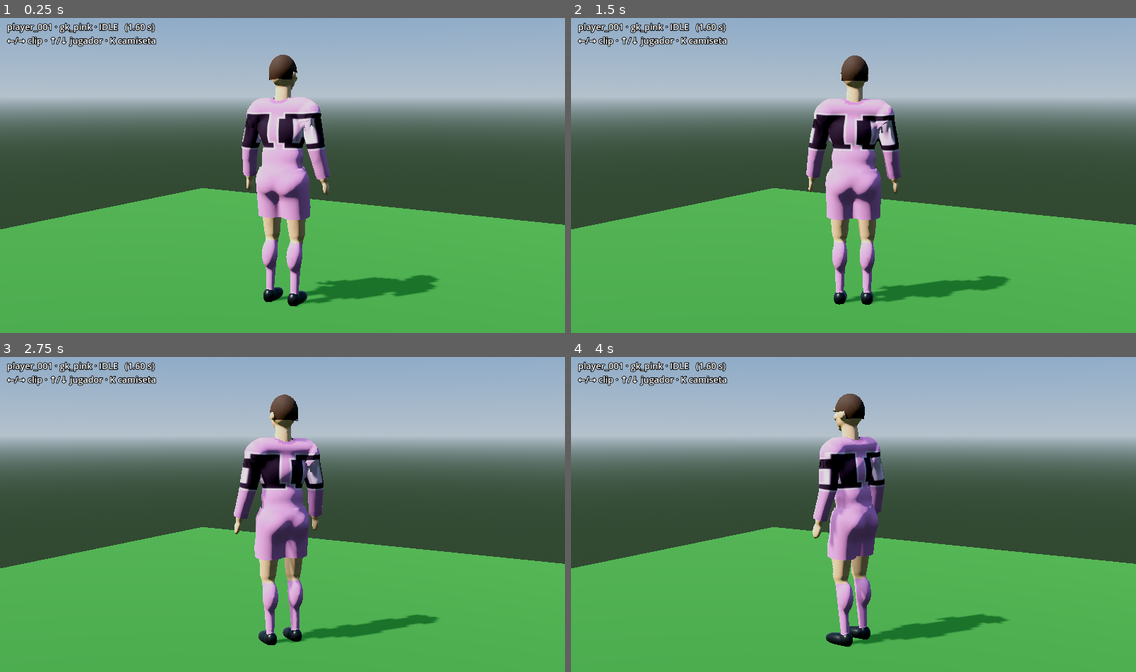
Above: before the commit, frames 1-4 (two rows, left to right).
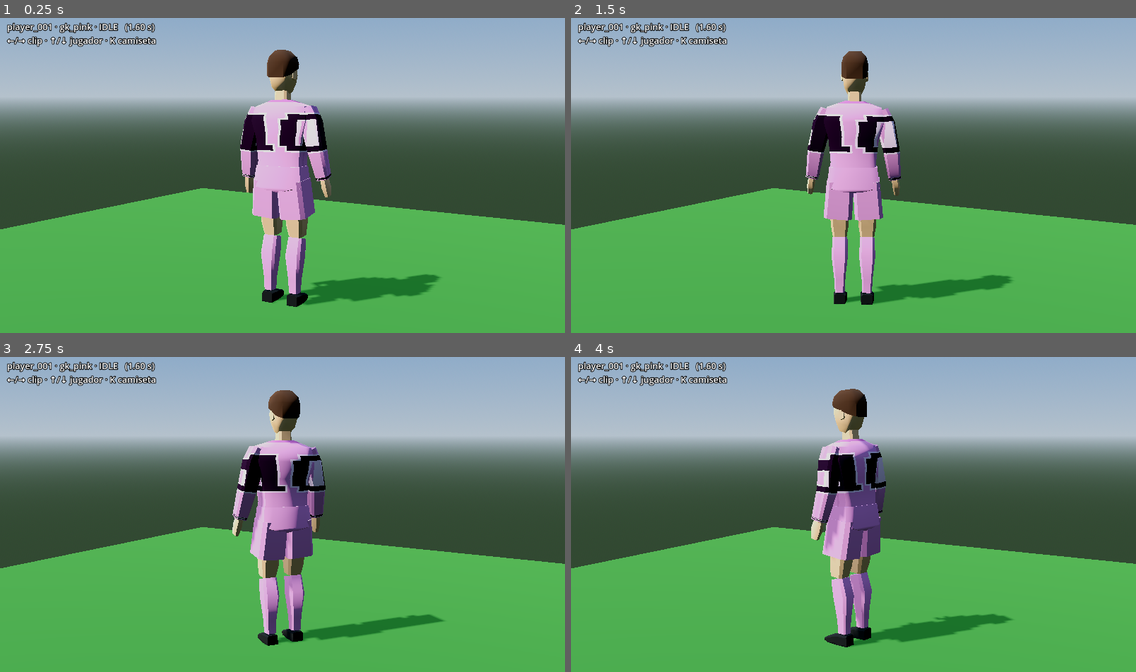
Above: after the commit, the same moments.

Repository: edx17/WE2002-LIKE
Game: Godot game, scene res://scenes/tools/ModelPreview.tscn
The game is run twice, just before and just after one commit, with the same random seed, the same clock (stepped at 60 frames per second) and the same inputs. This scene is started directly instead of the project's main scene.
Inputs (mouse positions are in pixels of both pictures, inside the frame that each line leads up to):
- Up to frame 1 (0.25 s): no input
- Up to frame 2 (1.5 s): tap Enter at 0.5 s; move the mouse to (977, 159) at 0.52 s; hold D 0.53-1.25 s; tap J at 0.6 s; click (977, 159) at 0.67 s; tap Space at 0.77 s; drag from (740, 191) to (825, 238) at 1.27 s
- Up to frame 3 (2.75 s): move the mouse to (339, 442) at 2.02 s; hold D from 2.03 s (still down); tap I at 2.1 s
- Up to frame 4 (4 s): release D at 2.75 s; drag from (825, 577) to (684, 464) at 2.77 s; move the mouse to (1023, 561) at 3.52 s; hold A from 3.53 s (still down); tap Shift at 3.6 s; tap Space at 3.77 s

The runs differ from the first frame. In frame 1, 3.8% of the frame differs, in the area x 42-78%, y 10-92%; in frame 2, 3.9%; in frame 3, 4.3%, in the area x 41-79%, y 10-92%; in frame 4, 3.6%.

Commit message:
Classic WE2002 player design: boxy low-poly, painted face
New default "classic" style reproducing the original's design language
(the sculpted look stays available as style "modern"):
- classic_builder.py: every part is a loft of chamfered octagonal rings
  with per-ring bone weights -> trapezoid shirt with square shoulders,
  very wide boxy shorts showing both legs, square limbs, bare knee,
  mitten hands, wedge boots; ~1.1k visible tris per player
- Box head with a 64x64 painted face (eyes, brows, mouth, optional
  goatee/moustache/beard) and blocky tilted hair caps
- Matte materials; kit textures 256x256 and faces shown unfiltered
  (look profile players.texture_filter)
- Kits: crest on the left breast, chest number optional (front_number)
- Match: --zoom=N picks the camera zoom level from the command line

Co-Authored-By: Claude Opus 5.5 <noreply@anthropic.com>
Claude-Session: https://claude.ai/code/session_01W88qqV2ZszgJeudXZuoVx3

Diff:
--- a/data/appearance/components.json
+++ b/data/appearance/components.json
@@ -1,28 +1,112 @@
 {
-  "_doc": "Biblioteca de componentes del PLAYER_MASTER. Cada …(100 unchanged characters)… icadores sobre el cuerpo base de 1.80 m.",
+  "_doc": "Biblioteca de componentes del PLAYER_MASTER. Cada …(100 unchanged characters)… icadores sobre el cuerpo base de 1.80 m. 'default_style': classic (diseño WE2002 original, low-poly cuadrado) o modern (esculpido). Cada receta puede elegir 'style'. 'facial_hair': 0 nada, 1 candado, 2 bigote, 3 barba.",
   "body_types": [
-    { "id": "body_01", "name": "delgado",  "shoulders": 0.92, "chest": 0.9,  "waist": 0.9,  "limbs": 0.9 },
-    { "id": "body_02", "name": "atlético", "shoulders": 1.0,  "chest": 1.0,  "waist": 1.0,  "limbs": 1.0 },
-    { "id": "body_03", "name": "fuerte",   "shoulders": 1.1,  "chest": 1.12, "waist": 1.08, "limbs": 1.12 }
+    {
+      "id": "body_01",
+      "name": "delgado",
+      "shoulders": 0.92,
+      "chest": 0.9,
+      "waist": 0.9,
+      "limbs": 0.9
+    },
+    {
+      "id": "body_02",
+      "name": "atlético",
+      "shoulders": 1.0,
+      "chest": 1.0,
+      "waist": 1.0,
+      "limbs": 1.0
+    },
+    {
+      "id": "body_03",
+      "name": "fuerte",
+      "shoulders": 1.1,
+      "chest": 1.12,
+      "waist": 1.08,
+      "limbs": 1.12
+    }
   ],
   "faces": [
-    { "id": "face_01", "jaw": 1.0,  "cheeks": 1.0,  "nose": 1.0,  "brow": 1.0 },
-    { "id": "face_02", "jaw": 1.08, "cheeks": 0.95, "nose": 1.2,  "brow": 1.1 },
-    { "id": "face_03", "jaw": 0.94, "cheeks": 1.05, "nose": 0.9,  "brow": 0.9 }
+    {
+      "id": "face_01",
+      "jaw": 1.0,
+      "cheeks": 1.0,
+      "nose": 1.0,
+      "brow": 1.0
+    },
+    {
+      "id": "face_02",
+      "jaw": 1.08,
+      "cheeks": 0.95,
+      "nose": 1.2,
+      "brow": 1.1
+    },
+    {
+      "id": "face_03",
+      "jaw": 0.94,
+      "cheeks": 1.05,
+      "nose": 0.9,
+      "brow": 0.9
+    }
   ],
   "hair_styles": [
-    { "id": "hair_00", "name": "pelado" },
-    { "id": "hair_01", "name": "corto" },
-    { "id": "hair_02", "name": "rapado" },
-    { "id": "hair_03", "name": "largo" },
-    { "id": "hair_04", "name": "afro" },
-    { "id": "hair_05", "name": "cresta" }
+    {
+      "id": "hair_00",
+      "name": "pelado"
+    },
+    {
+      "id": "hair_01",
+      "name": "corto"
+    },
+    {
+      "id": "hair_02",
+      "name": "rapado"
+    },
+    {
+      "id": "hair_03",
+      "name": "largo"
+    },
+    {
+      "id": "hair_04",
+      "name": "afro"
+    },
+    {
+      "id": "hair_05",
+      "name": "cresta"
+    }
   ],
   "boots": [
-    { "id": "boot_01", "length": 1.0,  "height": 1.0 },
-    { "id": "boot_02", "length": 1.04, "height": 0.9 },
-    { "id": "boot_03", "length": 0.98, "height": 1.15 }
+    {
+      "id": "boot_01",
+      "length": 1.0,
+      "height": 1.0
+    },
+    {
+      "id": "boot_02",
+      "length": 1.04,
+      "height": 0.9
+    },
+    {
+      "id": "boot_03",
+      "length": 0.98,
+      "height": 1.15
+    }
   ],
-  "skin_tones": ["#f1c9a5", "#e0ac86", "#c68a62", "#a86b45", "#7d4a2d", "#5a3420"],
-  "hair_colors": ["#1b1410", "#3b2415", "#6b4423", "#b98a4e", "#d9c089", "#8a8a8a"]
+  "skin_tones": [
+    "#f1c9a5",
+    "#e0ac86",
+    "#c68a62",
+    "#a86b45",
+    "#7d4a2d",
+    "#5a3420"
+  ],
+  "hair_colors": [
+    "#1b1410",
+    "#3b2415",
+    "#6b4423",
+    "#b98a4e",
+    "#d9c089",
+    "#8a8a8a"
+  ],
+  "default_style": "classic"
 }
--- a/data/appearance/player_002.json
+++ b/data/appearance/player_002.json
@@ -8,5 +8,6 @@
   "boot_color": "#f2f2f2",
   "skin": 4,
   "height": 1.86,
-  "weight": 84
+  "weight": 84,
+  "facial_hair": 1
 }
--- a/data/kits/team_a_home.json
+++ b/data/kits/team_a_home.json
@@ -7,5 +7,10 @@
   "shorts": "#ffffff",
   "socks": "#c62828",
   "number": "#151515",
-  "number_outline": "#ffffff"
+  "number_outline": "#ffffff",
+  "crest": {
+    "primary": "#ffffff",
+    "secondary": "#c62828",
+    "border": "#202020"
+  }
 }
--- a/data/kits/team_b_home.json
+++ b/data/kits/team_b_home.json
@@ -7,5 +7,10 @@
   "shorts": "#10204a",
   "socks": "#1e5bc6",
   "number": "#ffffff",
-  "number_outline": "#10204a"
+  "number_outline": "#10204a",
+  "crest": {
+    "primary": "#f2c200",
+    "secondary": "#ffffff",
+    "border": "#10204a"
+  }
 }
--- a/data/look/we2002_hd.json
+++ b/data/look/we2002_hd.json
@@ -37,5 +37,8 @@
     "stripe_light": "#316626",
     "stripe_dark": "#295921",
     "surround": "#1c3319"
+  },
+  "players": {
+    "texture_filter": "nearest"
   }
 }
--- a/scripts/match/match_controller.gd
+++ b/scripts/match/match_controller.gd
@@ -17,6 +17,7 @@
 ## Match setup in data/matches. Can be overridden from the command line:
 ##   godot -- --match=stage0_solo
 ##   godot -- --attract          (every player driven by AI)
+##   godot -- --zoom=0           (camera zoom level: 0 close, 1 normal, 2 wide)
 @export var match_id := "stage1_1v1"
 ## Disable to drive every player from AI/scripts (tests, attract mode).
 @export var allow_human := true
@@ -48,6 +49,8 @@
 			match_id = arg.trim_prefix("--match=")
 		elif arg == "--attract":
 			allow_human = false
+		elif arg.begins_with("--zoom="):
+			camera.zoom_index = clampi(int(arg.trim_prefix("--zoom=")), 0, camera.zoom_levels.size() - 1)
 	var setup := DataLoader.load_match(match_id)
 	direction_steps = int(setup.get("direction_steps", 8))
 
--- a/scripts/players/kit_texture.gd
+++ b/scripts/players/kit_texture.gd
@@ -44,12 +44,36 @@
 		var h := img.get_height()
 		# Back: centred on u = 0 (wraps around the seam), v 0.36..0.8.
 		draw_number(img, str(number), 0.0, 1.0 - 0.8, 0.44 * h, fill, outline)
-		# Chest: small, centred.
-		draw_number(img, str(number), 0.5, 1.0 - 0.83, 0.13 * h, fill, outline)
-	img.generate_mipmaps()
+		# Chest number only when the kit asks for it (most classic kits don't).
+		if bool(kit.get("front_number", false)):
+			draw_number(img, str(number), 0.5, 1.0 - 0.83, 0.13 * h, fill, outline)
+	if kit.has("crest"):
+		draw_crest(img, kit["crest"])
 	var tex := ImageTexture.create_from_image(img)
 	_cache[key] = tex
 	return tex
+
+
+## Small shield on the player's left breast (viewer's right): u ≈ 0.61.
+static func draw_crest(img: Image, crest: Dictionary) -> void:
+	var w := img.get_width()
+	var h := img.get_height()
+	var cw := maxi(3, roundi(w * 0.045))
+	var ch := maxi(4, roundi(h * 0.11))
+	var x0 := roundi(w * 0.615) - cw / 2
+	var y0 := roundi(h * (1.0 - 0.86))
+	var border := Color.html(str(crest.get("border", "#202020")))
+	var a := Color.html(str(crest.get("primary", "#ffffff")))
+	var b := Color.html(str(crest.get("secondary", "#c00000")))
+	for row in ch:
+		# Shield: straight sides, tapering to a point in the lower third.
+		var inset := 0
+		if row > ch * 2 / 3:
+			inset = roundi(float(row - ch * 2 / 3) / float(ch / 3 + 1) * cw * 0.5)
+		for col in range(inset, cw - inset):
+			var edge := row == 0 or col == inset or col == cw - inset - 1 or row == ch - 1
+			var c := border if edge else (a if col < cw / 2 else b)
+			img.set_pixel(clampi(x0 + col, 0, w - 1), clampi(y0 + row, 0, h - 1), c)
 
 
 ## Draws `text` centred horizontally at u, top at v (0 = image top), `height` px tall.
--- a/scripts/players/player_model.gd
+++ b/scripts/players/player_model.gd
@@ -51,11 +51,12 @@
 		if shirt_node != null:
 			shirt_node.visible = (shirt_name == "Shirt_Long") == long_sleeves
 	var shirt := StandardMaterial3D.new()
-	shirt.roughness = 0.82
-	shirt.metallic_specular = 0.35
+	shirt.roughness = 1.0
+	shirt.metallic_specular = 0.0
 	shirt.cull_mode = BaseMaterial3D.CULL_DISABLED  # see the inside through sleeves/hem
 	shirt.albedo_texture = KitTexture.build(kit, number)
 	shirt.texture_repeat = true
+	shirt.texture_filter = texture_filter()
 	var shorts := _cloth(Color.html(str(kit.get("shorts", "#ffffff"))))
 	var socks := _cloth(Color.html(str(kit.get("socks", kit.get("primary", "#cccccc")))))
 	for mesh_instance in model.find_children("*", "MeshInstance3D", true, false):
@@ -70,13 +71,26 @@
 					mi.set_surface_override_material(i, shorts)
 				"KIT_SOCKS":
 					mi.set_surface_override_material(i, socks)
+				"FACE":
+					# Painted face: keep the pixels crisp like the original.
+					var face := (mat as StandardMaterial3D).duplicate() as StandardMaterial3D
+					face.texture_filter = texture_filter()
+					mi.set_surface_override_material(i, face)
+
+
+## Classic look: low-res textures shown unfiltered (data/look: players.texture_filter).
+static func texture_filter() -> BaseMaterial3D.TextureFilter:
+	var players: Dictionary = LookProfile.load_profile().get("players", {})
+	if str(players.get("texture_filter", "nearest")) == "nearest":
+		return BaseMaterial3D.TEXTURE_FILTER_NEAREST
+	return BaseMaterial3D.TEXTURE_FILTER_LINEAR_WITH_MIPMAPS
 
 
 static func _cloth(color: Color) -> StandardMaterial3D:
 	var m := StandardMaterial3D.new()
 	m.albedo_color = color
-	m.roughness = 0.82
-	m.metallic_specular = 0.3
+	m.roughness = 1.0
+	m.metallic_specular = 0.0
 	m.cull_mode = BaseMaterial3D.CULL_DISABLED
 	return m
 
Binary file changed: assets/kits/gk_pink.png
Binary file changed: assets/kits/team_a_home.png
Binary file changed: assets/kits/team_b_home.png
Binary file changed: assets/players/generated/player_001.glb
Binary file added: assets/players/generated/player_001_face_player_001.png
Not shown, added: assets/players/generated/player_001_face_player_001.png.import
Binary file changed: assets/players/generated/player_002.glb
Binary file added: assets/players/generated/player_002_face_player_002.png
Not shown, added: assets/players/generated/player_002_face_player_002.png.import
Not shown, changed: README.md
Not shown, changed: docs/PIPELINE_ASSETS.md
Not shown, added: tools/asset_pipeline/classic_builder.py
(and 2 more such lines)
